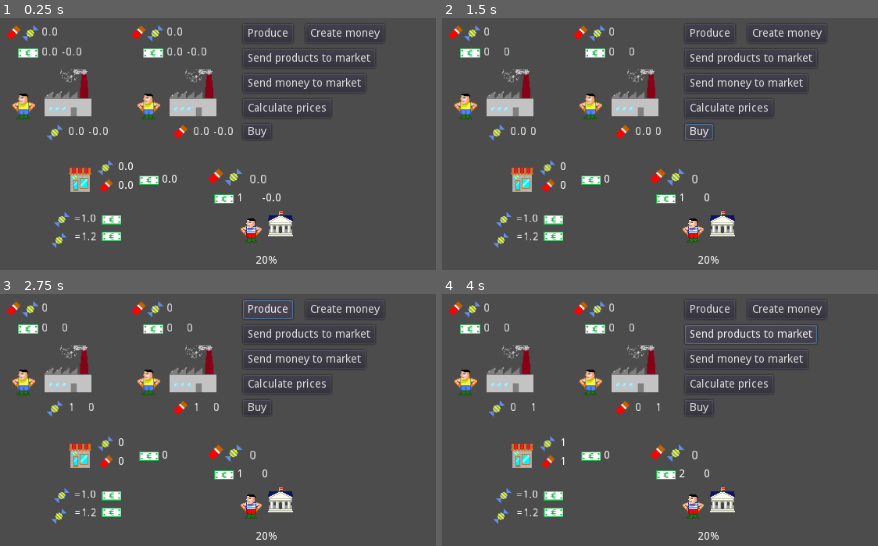
Above: before the commit, frames 1-4 (two rows, left to right).
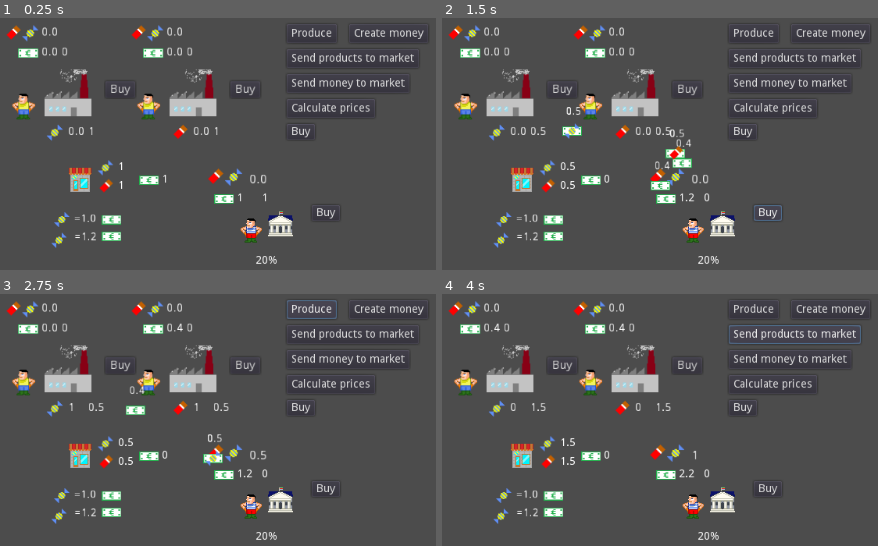
Above: after the commit, the same moments.

Repository: carlostgit/Fiat
Game: Godot game, scene res://Fiat.tscn
The game is run twice, just before and just after one commit, with the same random seed, the same clock (stepped at 60 frames per second) and the same inputs.
Inputs:
- Up to frame 1 (0.25 s): no input
- Up to frame 2 (1.5 s): click "Buy" at 0.5 s; click "Buy" at 1.25 s
- Up to frame 3 (2.75 s): click "Produce" at 2 s
- Up to frame 4 (4 s): click "Create money" at 2.75 s; click "Send products to market" at 3.5 s

The runs differ from the first frame. In frame 1, 3.3% of the frame differs, in the area x 14-98%, y 3-80%; in frame 2, 4.2%, in the area x 11-98%, y 3-81%; in frame 3, 3.8%; in frame 4, 3.3%.

Commit message:
Se añade una animación de productos (y dinero) moviéndose de su origen a su destino

Diff:
--- a/Factory.gd
+++ b/Factory.gd
@@ -6,20 +6,22 @@
 
 export(String) var _product_type = "Candy"
 export(Texture) var _product_texture
+export(NodePath) var _shop_node_path
 
 var _production_rate = 1
 
 var _owned_products:float = 0
-var _products_in_market:float = 0
+var _products_in_market:float = 1
 var _owned_money:float = 0
 var _money_in_market:float = 0
-
 var _consumed_products:float = 0
 
-signal signal_candies_in_market(amount, factory)
-signal signal_chocolates_in_market(amount, factory)
-signal signal_money_in_market(amount, factory)
-signal signal_money_to_government(amount,factory)
+var _shop:Node = null
+
+#signal signal_candies_in_market(amount, factory)
+#signal signal_chocolates_in_market(amount, factory)
+#signal signal_money_in_market(amount, factory)
+#signal signal_money_to_government(amount,factory)
 
 
 
@@ -28,6 +30,9 @@
 
 # Called when the node enters the scene tree for the first time.
 func _ready():
+	_shop = get_node(_shop_node_path)
+	set_products_in_market(self._products_in_market)
+	set_money_in_market(self._money_in_market)
 	$Product.set_texture(_product_texture)
 
 #	pass # Replace with function body.
@@ -47,28 +52,29 @@
 func buy():
 
 #	update_product_price()
-	var products_in_market = _products_in_market
-	var value_of_products_in_market = Globals._product_price*products_in_market
-	var money_for_taxes_in_products_sold = value_of_products_in_market*Globals._tax_rate
-	var money_obtained_from_products = value_of_products_in_market - money_for_taxes_in_products_sold
-
+#	var products_in_market = _products_in_market
+#	var value_of_products_in_market = Globals._product_price*products_in_market
+#	var money_for_taxes_in_products_sold = value_of_products_in_market*Globals._tax_rate
+#	var money_obtained_from_products = value_of_products_in_market - money_for_taxes_in_products_sold
+#
 	var money_in_market = _money_in_market
-	var money_for_taxes_in_products_bought = money_in_market*Globals._tax_rate
-	var amount_of_product_money_can_buy = money_in_market/Globals._product_price
-
-	#todo: set money obtained from products
-	add_owned_money(money_obtained_from_products)
-	remove_products_from_market(_products_in_market)
-
-#	var money_for_taxes_in_products_bought = _money_in_market*Globals._tax_rate
-#	var money_to_buy = _money_in_market - money_for_taxes_in_products_bought
-#	var amount_of_product_bought = money_to_buy/Globals._product_price
-	#todo: set amount of products bought
-
-	add_consumed_products(amount_of_product_money_can_buy)
-	remove_money_from_market(money_in_market)
-	send_money_to_government(money_for_taxes_in_products_bought)
-
+#	var money_for_taxes_in_products_bought = money_in_market*Globals._tax_rate
+#	var amount_of_product_money_can_buy = money_in_market/Globals._product_price
+##
+#	#todo: set money obtained from products
+#	add_owned_money(money_obtained_from_products)
+#	remove_products_from_market(_products_in_market)
+#
+#	add_consumed_products(amount_of_product_money_can_buy)
+#	remove_money_from_market(money_in_market)
+#	send_money_to_government(money_for_taxes_in_products_bought)
+#
+
+#	var money_in_market:float = _money_in_market
+	if(self._product_type=="Candy"):
+		_shop.buy_chocolates(money_in_market,self)
+	else:
+		_shop.buy_candies(money_in_market,self)
 
 
 ####
@@ -126,31 +132,32 @@
 	_products_in_market = amount_arg
 	$Product/ProductsInMarket.set_text(str(_products_in_market))
 	if ("Candy"==_product_type):
-		emit_signal("signal_candies_in_market",_products_in_market,self)
-	else:
-		emit_signal("signal_chocolates_in_market",_products_in_market,self)
+		self._shop.update_candies_in_market()
+#		emit_signal("signal_candies_in_market",_products_in_market,self)
+	else:
+		self._shop.update_chocolate_in_market()
+#		emit_signal("signal_chocolates_in_market",_products_in_market,self)
 #func empty_products_in_market():
 #	set_products_in_market(0.0)
 
 func remove_products_from_market(amount_arg:float):
 	set_products_in_market(_products_in_market-amount_arg)
-
-
-
-
 ####
 
 func send_all_money_to_market():
 	send_money_to_market(_owned_money)
 
 func send_money_to_market(amount_arg:float):
-	set_money_in_market(_money_in_market + amount_arg)
-	set_owned_money(_money_in_market - amount_arg)
+	var money_in_market:float = _money_in_market
+	var owned_money:float = _owned_money
+	set_money_in_market(money_in_market + amount_arg)
+	set_owned_money(owned_money - amount_arg)
 
 func set_money_in_market(amount_arg:float):
 	_money_in_market = amount_arg
 	$Bill/BillsInMarket.set_text(str(_money_in_market))
-	emit_signal("signal_money_in_market",_money_in_market,self)
+	self._shop.update_money_in_market()
+#	emit_signal("signal_money_in_market",_money_in_market,self)
 
 func remove_money_from_market(amount_arg:float):
 	set_money_in_market(_money_in_market-amount_arg)
@@ -172,8 +179,10 @@
 
 ####
 
-func send_money_to_government(amount_arg:float):
-	emit_signal("signal_money_to_government",amount_arg,self)
+#func send_money_to_government(amount_arg:float):
+##	emit_signal("signal_money_to_government",amount_arg,self)
+##	_shop.send_money_to_government(amount_arg)
+#	_shop.transfer_money(amount_arg,self,self._government)
 
 ####
 
--- a/Factory.tscn
+++ b/Factory.tscn
@@ -79,3 +79,14 @@
 __meta__ = {
 "_edit_use_anchors_": false
 }
+
+[node name="BuyButton" type="Button" parent="."]
+margin_left = 45.0
+margin_top = -14.0
+margin_right = 81.0
+margin_bottom = 6.0
+text = "Buy"
+__meta__ = {
+"_edit_use_anchors_": false
+}
+[connection signal="pressed" from="BuyButton" to="." method="_on_BuyButton_pressed"]
--- a/Fiat.tscn
+++ b/Fiat.tscn
@@ -15,9 +15,9 @@
 [node name="Fiat" type="Node2D"]
 
 [node name="ProduceButton" type="Button" parent="."]
-margin_left = 320.0
+margin_left = 376.0
 margin_top = 8.0
-margin_right = 384.0
+margin_right = 440.0
 margin_bottom = 32.0
 text = "Produce"
 __meta__ = {
@@ -25,9 +25,9 @@
 }
 
 [node name="CreateMoney" type="Button" parent="."]
-margin_left = 400.0
+margin_left = 456.0
 margin_top = 8.0
-margin_right = 464.0
+margin_right = 557.0
 margin_bottom = 32.0
 text = "Create money"
 __meta__ = {
@@ -35,9 +35,9 @@
 }
 
 [node name="SendProductsToMarketButton" type="Button" parent="."]
-margin_left = 320.0
+margin_left = 376.0
 margin_top = 40.0
-margin_right = 489.0
+margin_right = 545.0
 margin_bottom = 64.0
 text = "Send products to market"
 __meta__ = {
@@ -45,9 +45,9 @@
 }
 
 [node name="SendMoneyToMarketButton" type="Button" parent="."]
-margin_left = 320.0
+margin_left = 376.0
 margin_top = 72.0
-margin_right = 477.0
+margin_right = 533.0
 margin_bottom = 96.0
 text = "Send money to market"
 __meta__ = {
@@ -55,9 +55,9 @@
 }
 
 [node name="CalculatePrices" type="Button" parent="."]
-margin_left = 320.0
+margin_left = 376.0
 margin_top = 104.0
-margin_right = 433.0
+margin_right = 489.0
 margin_bottom = 128.0
 text = "Calculate prices"
 __meta__ = {
@@ -65,9 +65,9 @@
 }
 
 [node name="BuyButton" type="Button" parent="."]
-margin_left = 320.0
+margin_left = 376.0
 margin_top = 136.0
-margin_right = 356.0
+margin_right = 412.0
 margin_bottom = 156.0
 text = "Buy"
 __meta__ = {
@@ -76,11 +76,13 @@
 
 [node name="Factory" parent="." instance=ExtResource( 1 )]
 position = Vector2( 96, 96 )
+_shop_node_path = NodePath("../Shop")
 
 [node name="Factory2" parent="." instance=ExtResource( 1 )]
 position = Vector2( 256, 96 )
 _product_type = "Chocolate"
 _product_texture = ExtResource( 9 )
+_shop_node_path = NodePath("../Shop")
 
 [node name="Shop" type="Sprite" parent="."]
 position = Vector2( 112, 208 )
@@ -194,8 +196,7 @@
 position = Vector2( 368, 264 )
 texture = ExtResource( 8 )
 script = ExtResource( 10 )
-_factory_node_path_1 = NodePath("../Factory")
-_factory_node_path_2 = NodePath("../Factory2")
+_shop_node_path = NodePath("../Shop")
 
 [node name="ConsumingProducts" type="Sprite" parent="Government"]
 position = Vector2( -72, -60 )
@@ -246,6 +247,16 @@
 margin_right = 8.0
 margin_bottom = 54.0
 text = "20%"
+__meta__ = {
+"_edit_use_anchors_": false
+}
+
+[node name="Buy" type="Button" parent="Government"]
+margin_left = 40.0
+margin_top = -24.0
+margin_right = 52.0
+margin_bottom = -4.0
+text = "Buy"
 __meta__ = {
 "_edit_use_anchors_": false
 }
@@ -264,3 +275,4 @@
 [connection signal="pressed" from="BuyButton" to="Factory" method="_on_BuyButton_pressed"]
 [connection signal="pressed" from="BuyButton" to="Factory2" method="_on_BuyButton_pressed"]
 [connection signal="pressed" from="BuyButton" to="Government" method="_on_BuyButton_pressed"]
+[connection signal="pressed" from="Government/Buy" to="Government" method="_on_Buy_pressed"]
--- a/Globals.gd
+++ b/Globals.gd
@@ -12,6 +12,8 @@
 func _ready():
 	pass # Replace with function body.
 
+func get_price_without_taxes()->float:
+	return (1-_tax_rate)*_product_price
 
 # Called every frame. 'delta' is the elapsed time since the previous frame.
 #func _process(delta):
--- a/Government.gd
+++ b/Government.gd
@@ -5,28 +5,36 @@
 # var a = 2
 # var b = "text"
 
-export(NodePath) var _factory_node_path_1
-export(NodePath) var _factory_node_path_2
+#export(NodePath) var _factory_node_path_1
+#export(NodePath) var _factory_node_path_2
+export(NodePath) var _shop_node_path
 
 var _owned_money:float = 1
-var _money_in_market:float = 0
+var _money_in_market:float = 1
 var _consumed_products:float = 0
 
+var _shop:Node = null
 #var _product_price = 1
 #var _tax_rate = 0.2
 
-signal signal_remove_products_from_market(amount,government)
-signal signal_money_in_market(amount,government)
+#signal signal_remove_products_from_market(amount,government)
+#signal signal_money_in_market(amount,government)
 # Called when the node enters the scene tree for the first time.
 func _ready():
-	var factory1 = get_node(_factory_node_path_1)
-	factory1.connect("signal_money_to_government",self,"on_money_to_government")
-#	pass # Replace with function body.
-	var factory2 = get_node(_factory_node_path_2)
-	factory2.connect("signal_money_to_government",self,"on_money_to_government")
+#	var factory1 = get_node(_factory_node_path_1)
+#	factory1.connect("signal_money_to_government",self,"on_money_to_government")
+##	pass # Replace with function body.
+#	var factory2 = get_node(_factory_node_path_2)
+#	factory2.connect("signal_money_to_government",self,"on_money_to_government")
 #	pass # Replace with function body.
 
+	_shop = get_node(_shop_node_path)
+
+#	pass # Replace with function body.
+
+
 	set_owned_money(self._owned_money)
+	set_money_in_market(self._money_in_market)
 
 # Called every frame. 'delta' is the elapsed time since the previous frame.
 #func _process(delta):
@@ -47,13 +55,16 @@
 	send_money_to_market(_owned_money)
 
 func send_money_to_market(amount_arg:float):
-	set_money_in_market(_money_in_market + amount_arg)
-	set_owned_money(_money_in_market - amount_arg)
+	var money_in_market:float = _money_in_market
+	var owned_money:float = _owned_money
+	set_money_in_market(money_in_market + amount_arg)
+	set_owned_money(owned_money - amount_arg)
 
 func set_money_in_market(amount_arg:float):
 	_money_in_market = amount_arg
 	$Bill/BillsInMarket.set_text(str(_money_in_market))
-	emit_signal("signal_money_in_market",_money_in_market,self)
+	_shop.update_money_in_market()
+#	emit_signal("signal_money_in_market",_money_in_market,self)
 
 func remove_money_from_market(amount_arg:float):
 	set_money_in_market(_money_in_market-amount_arg)
@@ -64,7 +75,8 @@
 ####
 
 func remove_products_from_market(amount_arg:float):
-	emit_signal("signal_remove_products_from_market", amount_arg,self)
+	pass
+#	emit_signal("signal_remove_products_from_market", amount_arg,self)
 #	set_products_in_market(_products_in_market-amount_arg)
 
 func get_products_in_market()->float:
@@ -95,14 +107,17 @@
 
 func buy():
 
-	var money_in_market = _money_in_market
-	var money_for_taxes_in_products_bought = money_in_market*Globals._tax_rate
-	var amount_of_product_bought = money_in_market/Globals._product_price
-
-	#todo: set amount of products bought
-	add_consumed_products(amount_of_product_bought)
-	remove_money_from_market(_money_in_market)
-	send_money_to_government(money_for_taxes_in_products_bought)
+#	var money_in_market = _money_in_market
+#	var money_for_taxes_in_products_bought = money_in_market*Globals._tax_rate
+#	var amount_of_product_bought = money_in_market/Globals._product_price
+#
+#	#todo: set amount of products bought
+#	add_consumed_products(amount_of_product_bought)
+#	remove_money_from_market(_money_in_market)
+#	send_money_to_government(money_for_taxes_in_products_bought)
+	var money_in_market:float = _money_in_market
+	_shop.buy_candies(money_in_market/2,self)
+	_shop.buy_chocolates(money_in_market/2,self)
 
 func _on_BuyButton_pressed():
 	buy()
@@ -120,3 +135,9 @@
 func _on_CreateMoney_pressed():
 	var param_amount_to_add:float = 1
 	add_owned_money(param_amount_to_add)
+
+func _on_Buy_pressed():
+	var money_in_market:float = _money_in_market
+	_shop.buy_candies(money_in_market/2,self)
+	_shop.buy_chocolates(money_in_market/2,self)
+#	pass # Replace with function body.
--- /dev/null
+++ b/MovingProduct.gd
@@ -0,0 +1,57 @@
+extends Node2D
+
+
+# Declare member variables here. Examples:
+# var a = 2
+# var b = "text"
+var _origin:Node2D = null
+var _destiny:Node2D = null
+var _product_type:String = "Candy"
+var _amount:float = 0.0
+
+const _chocolate_texture:Texture = preload("res://chocolate_small.png")
+const _candy_texture:Texture = preload("res://candy_small.png")
+const _bill_texture:Texture = preload("res://bill.png")
+
+
+# Called when the node enters the scene tree for the first time.
+func _ready():
+	pass # Replace with function body.
+
+
+# Called every frame. 'delta' is the elapsed time since the previous frame.
+func _process(delta):
+	if (_origin!=null and _destiny!=null):
+		var current_pos:Vector2 = self.get_position()
+		var param_speed = 100.0
+		var destiny_pos = _destiny.get_position()
+		var advance = param_speed*(current_pos.direction_to(destiny_pos).normalized())*delta
+		self.set_position(current_pos+advance)
+
+		if (current_pos.distance_to(destiny_pos)<1.0):
+			destination_arrived()
+
+func init(origin_arg:Node2D, destiny_arg:Node2D, product_type_arg:String, amount_arg:float):
+
+	_origin = origin_arg
+	_destiny = destiny_arg
+	_product_type = product_type_arg
+	_amount = amount_arg
+
+	if(product_type_arg=="Candy"):
+		$Sprite.set_texture(self._candy_texture)
+	elif(product_type_arg=="Chocolate"):
+		$Sprite.set_texture(self._chocolate_texture)
+	else:
+		$Sprite.set_texture(self._bill_texture)
+
+	$Sprite/Label.set_text(str(amount_arg))
+
+	self.set_position(origin_arg.get_position())
+
+func destination_arrived():
+	if (_product_type == "Candy" or _product_type == "Chocolate"):
+		_destiny.add_consumed_products(_amount)
+	else:
+		_destiny.add_owned_money(_amount)
+	self.queue_free()
--- /dev/null
+++ b/MovingProduct.tscn
@@ -0,0 +1,20 @@
+[gd_scene load_steps=3 format=2]
+
+[ext_resource path="res://bill.png" type="Texture" id=1]
+[ext_resource path="res://MovingProduct.gd" type="Script" id=2]
+
+[node name="MovingProduct" type="Node2D"]
+script = ExtResource( 2 )
+
+[node name="Sprite" type="Sprite" parent="."]
+texture = ExtResource( 1 )
+
+[node name="Label" type="Label" parent="Sprite"]
+margin_left = -8.0
+margin_top = -32.0
+margin_right = 8.0
+margin_bottom = -18.0
+text = "0"
+__meta__ = {
+"_edit_use_anchors_": false
+}
--- a/Shop.gd
+++ b/Shop.gd
@@ -13,7 +13,11 @@
 #var _factory_chocolates = {}
 #var _factory_money = {}
 
+const _MovingProductSceneRes = preload("res://MovingProduct.tscn")
+
 var _person_array = []
+
+var _government = null
 
 # Called when the node enters the scene tree for the first time.
 func _ready():
@@ -35,10 +39,107 @@
 	_person_array.append(factory2)
 	_person_array.append(government)
 
+	_government = government
+
+	self.update_candies_in_market()
+	self.update_chocolate_in_market()
+	self.update_money_in_market()
 # Called every frame. 'delta' is the elapsed time since the previous frame.
 #func _process(delta):
 #	pass
 
+func get_money_in_market():
+	var amount:float = 0
+	for person in _person_array:
+		amount += person.get_money_in_market()
+	return amount
+
+func get_candies_in_market():
+	var amount:float = 0
+	for person in _person_array:
+		amount += person.get_candies_in_market()
+	return amount
+
+func get_chocolates_in_market():
+	var amount:float = 0
+	for person in _person_array:
+		amount += person.get_chocolates_in_market()
+	return amount
+
+func buy_candies(max_money_arg:float, buyer_arg:Node):
+	return buy_products(max_money_arg,buyer_arg,"Candy")
+
+func buy_chocolates(max_money_arg:float, buyer_arg:Node):
+	return buy_products(max_money_arg,buyer_arg,"Chocolate")
+
+func buy_products(max_money_arg:float, buyer_arg:Node, product_type_arg:String):
+	var money_used:float = 0.0
+	var max_taxes:float = max_money_arg*Globals._tax_rate
+	var max_money_without_taxes = max_money_arg-max_taxes
+	var candies_buyable_with_this_money:float = max_money_arg/Globals._product_price
+	var candies_in_market:float = self.get_candies_in_market()
+	if (product_type_arg!="Candy"):
+		candies_in_market = self.get_chocolates_in_market()
+
+	var candies_to_buy = min(candies_buyable_with_this_money,candies_in_market)
+	var real_taxes:float = candies_to_buy*Globals._product_price*Globals._tax_rate
+
+	transfer_money(real_taxes,buyer_arg,self._government)
+
+	money_used = candies_to_buy*Globals._product_price
+	#TODO
+	var remaining_candies_to_buy:float = candies_to_buy
+	for person in _person_array:
+		if (remaining_candies_to_buy>0):
+			var amount_candies_of_person:float = person.get_candies_in_market()
+			if (product_type_arg!="Candy"):
+				amount_candies_of_person = person.get_chocolates_in_market()
+			if (0==amount_candies_of_person):
+				continue
+
+			var amount_of_products_bought_from_person=0
+			if(remaining_candies_to_buy>amount_candies_of_person):
+				amount_of_products_bought_from_person = amount_candies_of_person
+				remaining_candies_to_buy -=amount_candies_of_person
+			else:
+				amount_of_products_bought_from_person = remaining_candies_to_buy
+				remaining_candies_to_buy = 0
+			var money_to_seller_after_taxes = Globals.get_price_without_taxes()*amount_of_products_bought_from_person
+
+			exchange(buyer_arg, person, money_to_seller_after_taxes, amount_of_products_bought_from_person, product_type_arg)
+
+	return money_used
+
+func exchange(buyer_arg:Node, seller_arg:Node, money_amount_arg:float, product_amount_arg:float, product_type_arg:String):
+#	var transaction:Dictionary = {
+#		"buyer":buyer_arg,
+#		"seller":seller_arg,
+#		"money_amount": money_amount_arg,
+#		"product_amount":product_amount_arg,
+#		"product_type":product_type_arg
+#		}
+	seller_arg.remove_products_from_market(product_amount_arg)
+#	seller_arg.add_owned_money(money_amount_arg)
+	create_moving_product(buyer_arg,seller_arg,"Money",money_amount_arg)
+
+	buyer_arg.remove_money_from_market(money_amount_arg)
+#	buyer_arg.add_consumed_products(product_amount_arg)
+	create_moving_product(seller_arg,buyer_arg,product_type_arg,product_amount_arg)
+
+
+func transfer_money(amount_arg:float,origin_arg:Node,destiny_arg:Node):
+#	destiny_arg.add_owned_money(amount_arg)
+	origin_arg.remove_money_from_market(amount_arg)
+	create_moving_product(origin_arg,destiny_arg,"Money",amount_arg)
+
+#	pass
+
+func create_moving_product(origin_arg:Node2D,destiny_arg:Node2D,product_type_arg:String,amount_arg:float):
+	var movingProd = _MovingProductSceneRes.instance()
+#	$"../".add_child(movingProd)
+	self.get_parent().add_child(movingProd)
+	movingProd.init(origin_arg,destiny_arg, product_type_arg,amount_arg)
+
 func on_money_in_market(amount_arg:float, factory_arg):
 #	print(amount_arg,factory_arg)
 #	_factory_money[factory_arg] = amount_arg
@@ -46,10 +147,11 @@
 	update_money_in_market()
 
 func update_money_in_market():
-	var amount:float = 0
-	for person in _person_array:
-		amount += person.get_money_in_market()
-
+#	var amount:float = 0
+#	for person in _person_array:
+#		amount += person.get_money_in_market()
+#
+	var amount:float = get_money_in_market()
 	$Bill/MoneyInMarket.set_text(str(amount))
 
 func on_chocolates_in_market(amount_arg:float, factory_arg):
@@ -59,14 +161,8 @@
 	update_chocolate_in_market()
 
 func update_chocolate_in_market():
-#	var amount:float = 0
-#	for factory in _factory_chocolates:
-#		amount += _factory_chocolates[factory]
-
-	var amount:float = 0
-	for person in _person_array:
-		amount += person.get_chocolates_in_market()
-
+
+	var amount:float = get_chocolates_in_market()
 	$Chocolate/ChocolatesInMarket.set_text(str(amount))
 
 func on_candies_in_market(amount_arg:float, factory_arg):
@@ -76,14 +172,8 @@
 	update_candies_in_market()
 
 func update_candies_in_market():
-#	var amount:float = 0
-#	for factory in _factory_candies:
-#		amount = +_factory_candies[factory]
-
-	var amount:float = 0
-	for person in _person_array:
-		amount += person.get_candies_in_market()
-
+
+	var amount:float = self.get_candies_in_market()
 	$Candies/CandiesInMarket.set_text(str(amount))
 
 func on_remove_products_from_market(amount_arg:float, factory_arg):
